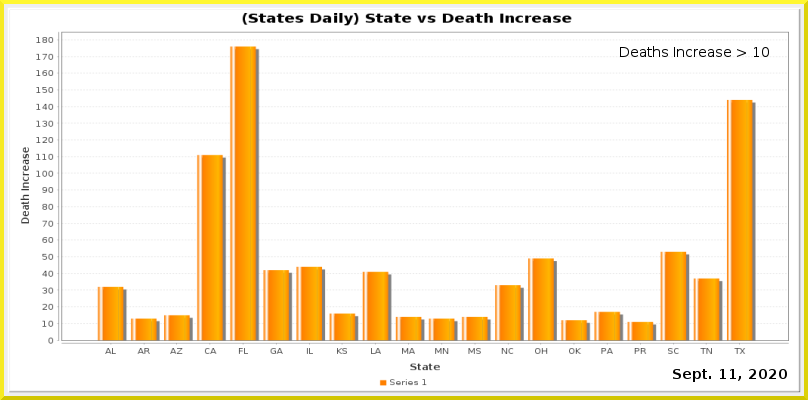
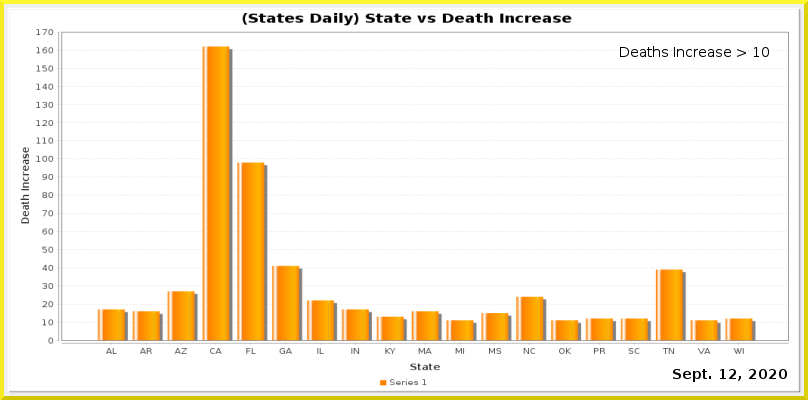
Revision of a layered w=808, h=400 image; what changed, layer by layer:
painted on "Current Date" over [729, 369, 736, 379]
painted on "Date_vs_TestIncrease.png" over [36, 29, 789, 354]
